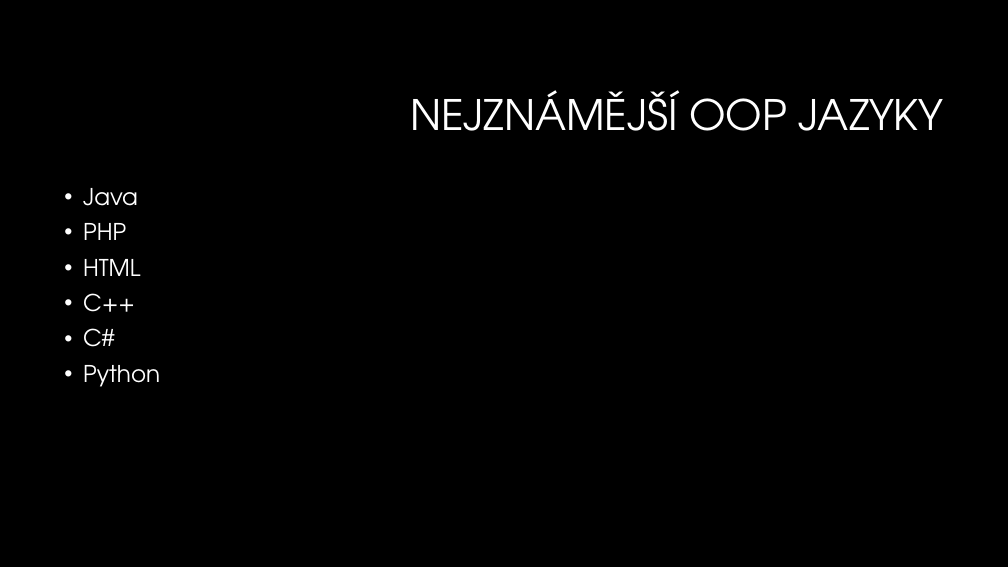
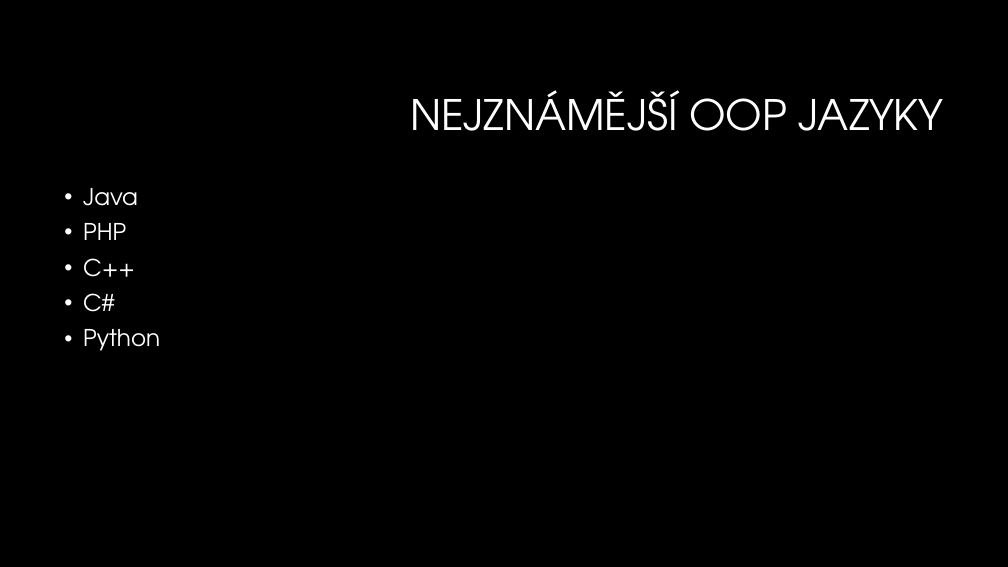
Before and after one commit to BrnoOstrava/Examples, a slide deck: slide 6 of 1.lekce.pptx. Drawn at 1008x567 pixels with LibreOffice and Linux fonts; fonts in the diff are those of the drawing; background and template pictures are left out. Boxes give left, top, right and bottom in pixels: in the first picture for what was removed or moved away, otherwise in the second. Text is boxed around its words. In the diff, an @@ line names an element or a change of style, - is before the commit and + after.

```diff
--- a/1.lekce.pptx
+++ b/1.lekce.pptx
@@ text at <box>83,259,140,276</box>: paragraph removed @@
-• HTML
```
Also in this commit, not shown: 2 other slides changed, 2 other files.
